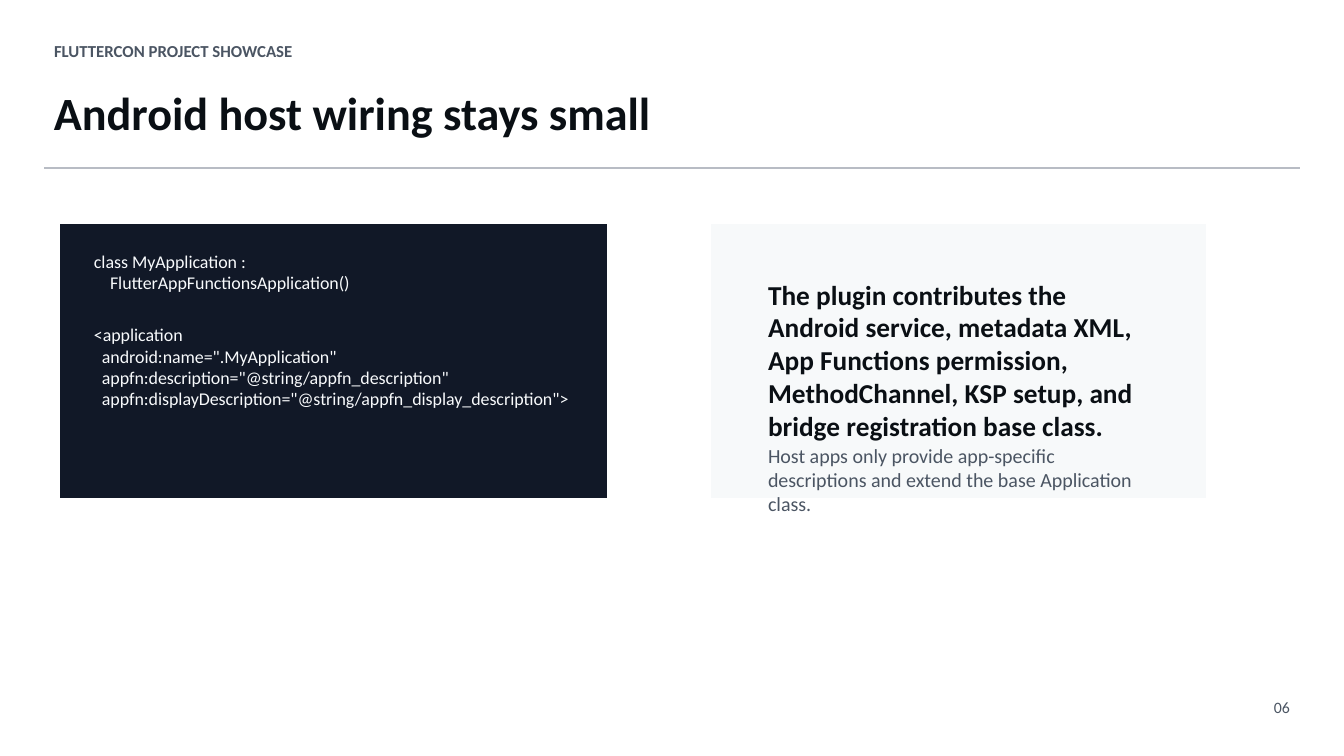
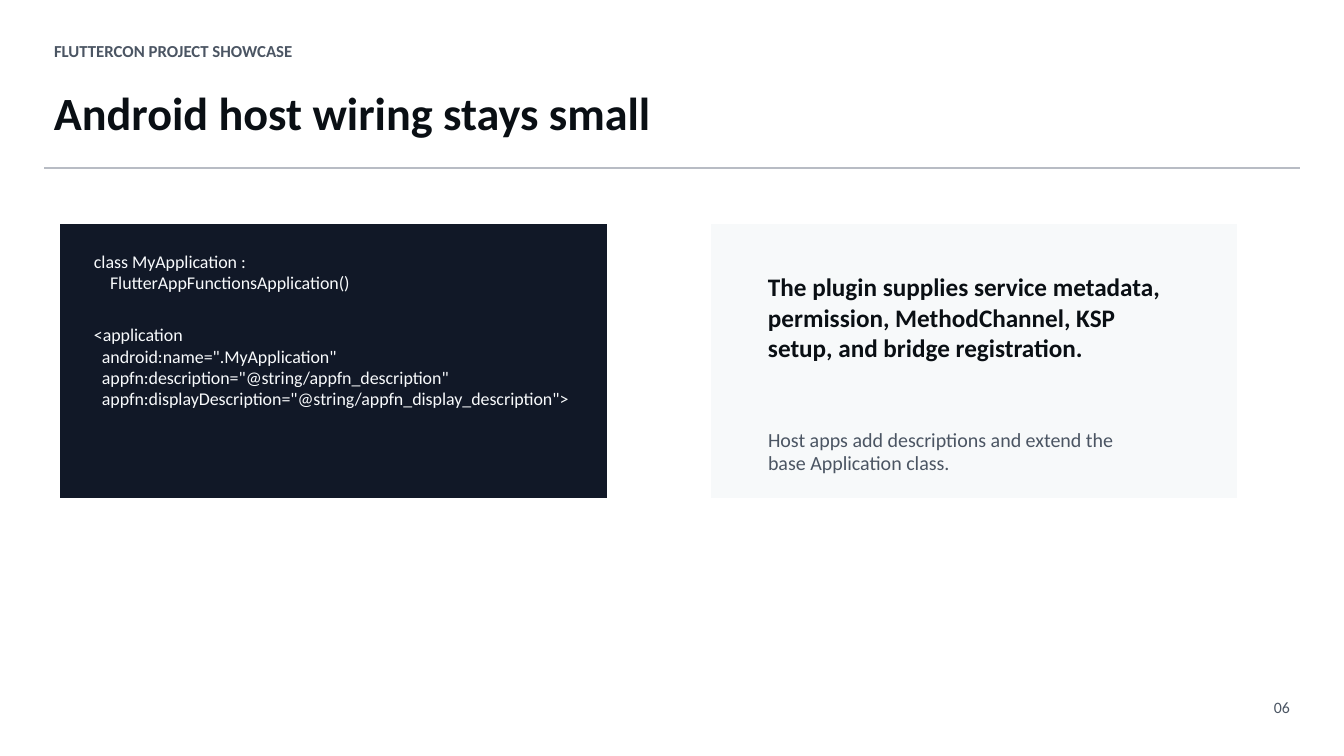
Before and after one commit to Mohitkoley/flutter_app_functions, a slide deck: slide 6 of outputs/fluttercon_flutter_app_functions_showcase.pptx. Drawn at 1344x756 pixels with LibreOffice and Linux fonts; fonts in the diff are those of the drawing. Boxes give left, top, right and bottom in pixels: in the first picture for what was removed or moved away, otherwise in the second. Text is boxed around its words. In the diff, an @@ line names an element or a change of style, - is before the commit and + after.

```diff
--- a/outputs/fluttercon_flutter_app_functions_showcase.pptx
+++ b/outputs/fluttercon_flutter_app_functions_showcase.pptx
@@ rectangle: place and size @@
-rectangle at [712, 225, 1206, 498]
+rectangle at [712, 225, 1237, 498]
@@ text at [768, 278, 1160, 362]: text changed; size 19.5 to 18 pt @@
-The plugin contributes the Android service, metadata XML, App Functions permission, MethodChannel, KSP setup, and bridge registration base class.
+The plugin supplies service metadata, permission, MethodChannel, KSP setup, and bridge registration.
@@ text at [768, 433, 1113, 473]: text changed @@
-Host apps only provide app-specific descriptions and extend the base Application class.
+Host apps add descriptions and extend the base Application class.
```
Also in this commit, not shown: 2 other slides changed, 1 other file.
